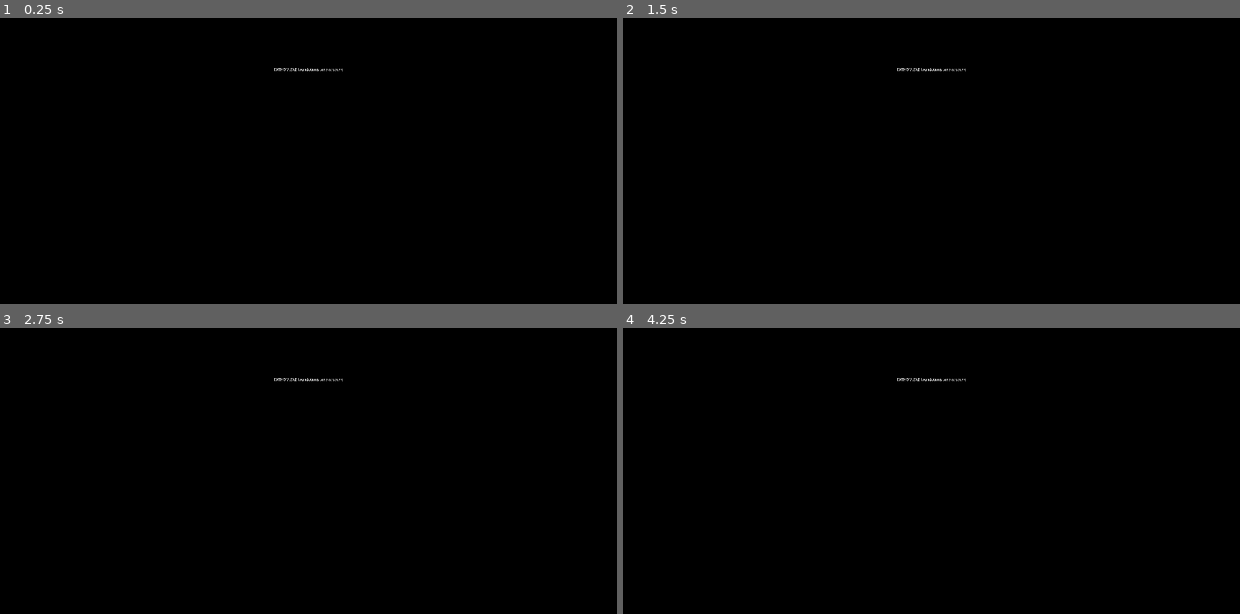
Above: before the commit, frames 1-4 (two rows, left to right).
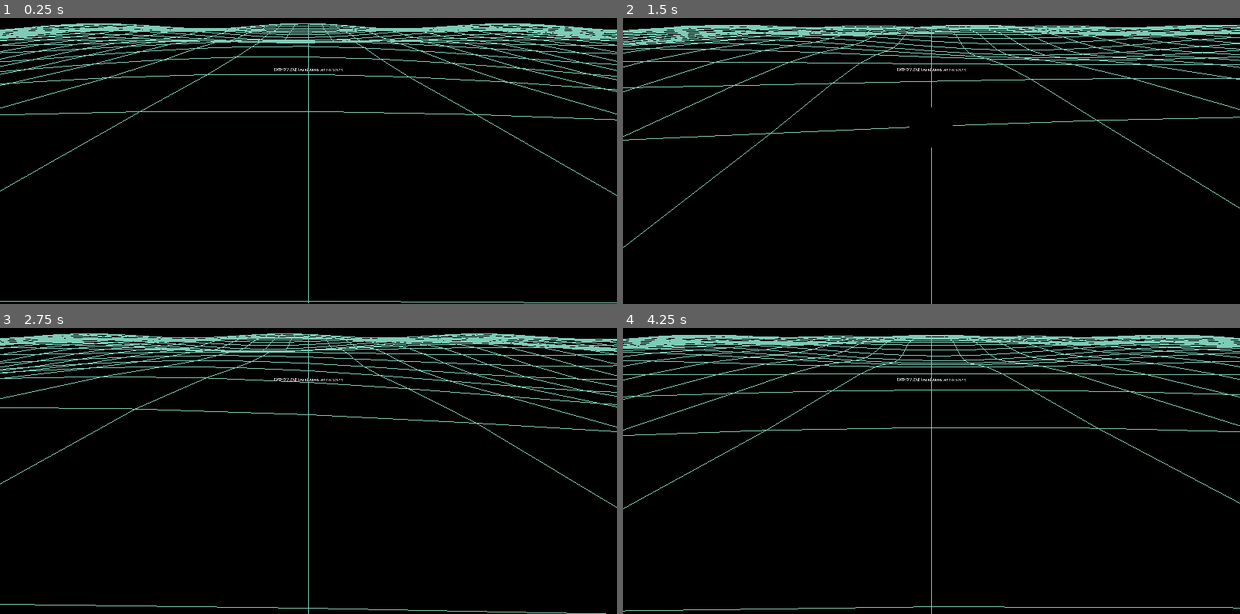
Above: after the commit, the same moments.

Repository: kieranajp/FATHOM.EXE
Game: Godot game, scene res://scenes/Main.tscn
Two runs of this game, one before a commit and one after it. Both use one fixed random seed, a clock stepped at 60 frames per second and the inputs below.
Inputs:
- Up to frame 1 (0.25 s): no input
- Up to frame 2 (1.5 s): no input
- Up to frame 3 (2.75 s): no input
- Up to frame 4 (4.25 s): no input

The runs differ from the first frame. In frame 1, 6.1% of the frame differs, in the area x 0-100%, y 1-100%; in frame 2, 5.8%; in frame 3, 6.1%; in frame 4, 6.2%, in the area x 0-100%, y 2-100%.

Commit message:
T01: ocean wave grid + get_wave_height contract
* T01: add WorldTuning resource with grid_radius/grid_spacing

Mirrors the CombatTuning pattern: a Tuning subclass with @export fields,
authored in data/tuning/world.tres. Consumed by Ocean (next commit).
Defaults 160-unit radius, 8-unit spacing per the ticket.

* T01: add Ocean system as single source of wave height

Ocean.get_wave_height(x, z) is the canonical formula
(sin(x*0.05+t*1.5)*cos(z*0.05+t*1.2)*1.6 + sin(z*0.12-t*2.0)*0.5),
ported from the JS reference. Per docs/ARCHITECTURE.md, no copies of
this formula are permitted elsewhere — grep for 0.05 returns the one
hit in ocean.gd.

Renders a cyan (#00ffcc) wave grid via per-frame ImmediateMesh of
PRIMITIVE_LINES (X- and Z-aligned), snapped to the spacing so it
appears world-anchored as the tracked node moves. Radius/spacing come
from data/tuning/world.tres (WorldTuning); the formula constants are
part of the equation itself and stay hardcoded.

Tracked-node source is a configurable NodePath (player_path); when
unset or invalid it falls back to the active Camera3D, so the smoke
scene works standalone before T02 lands the player ship.

Final shader styling (glow, scanlines) lands with T09 — for now the
mesh uses a plain unshaded StandardMaterial3D with emission.

Diff:
--- /dev/null
+++ b/data/tuning/world.tres
@@ -0,0 +1,8 @@
+[gd_resource type="Resource" script_class="WorldTuning" load_steps=2 format=3]
+
+[ext_resource type="Script" path="res://scripts/resources/world_tuning.gd" id="1"]
+
+[resource]
+script = ExtResource("1")
+grid_radius = 160.0
+grid_spacing = 8.0
--- a/scenes/OpenSea.tscn
+++ b/scenes/OpenSea.tscn
@@ -1,6 +1,8 @@
-[gd_scene load_steps=6 format=3]
+[gd_scene load_steps=8 format=3]
 
 [ext_resource type="Shader" path="res://assets/shaders/wireframe.gdshader" id="1"]
+[ext_resource type="Script" path="res://scripts/systems/ocean.gd" id="2"]
+[ext_resource type="Resource" path="res://data/tuning/world.tres" id="3"]
 
 [sub_resource type="ShaderMaterial" id="ShaderMaterial_wire"]
 shader = ExtResource("1")
@@ -37,3 +39,7 @@
 transform = Transform3D(1, 0, 0, 0, 1, 0, 0, 0, 1, 0, 3, 0)
 text = "FATHOM.EXE foundations smoke scene"
 billboard = 1
+
+[node name="Ocean" type="Node3D" parent="."]
+script = ExtResource("2")
+tuning = ExtResource("3")
--- /dev/null
+++ b/scripts/resources/world_tuning.gd
@@ -0,0 +1,7 @@
+# WorldTuning — numbers for the ocean grid and other transient-world visuals.
+# Authored in data/tuning/world.tres; loaded by systems/ocean.gd (T01) and any
+# future world-rendering systems (particle counts, draw distances, etc.).
+class_name WorldTuning extends Tuning
+
+@export var grid_radius: float = 160.0
+@export var grid_spacing: float = 8.0
--- /dev/null
+++ b/scripts/systems/ocean.gd
@@ -0,0 +1,127 @@
+# Ocean — single source of truth for sea elevation, and the wave grid renderer.
+#
+# CONTRACT (see docs/ARCHITECTURE.md § "The wave-height contract"):
+#   Anything that needs sea elevation calls get_wave_height(x, z). The formula
+#   lives here exactly once. No copies anywhere else in the repo.
+#
+# Rendering: per-frame ImmediateMesh of cyan grid lines around the tracked
+# position (player, or camera as fallback). Final styling (glow, scanlines)
+# lands with T09 — this ticket only emits a plain unshaded line grid.
+class_name Ocean extends Node3D
+
+# Optional explicit player node. If unset (or invalid at runtime) the grid
+# falls back to following the first Camera3D it can find — this lets the
+# smoke scene work standalone before T02 lands the player ship.
+@export var player_path: NodePath = ^""
+@export var tuning: WorldTuning
+
+const GRID_COLOR := Color("#00ffcc")
+
+# A line snapped to an 8-unit cell drifts visibly as the camera moves; snapping
+# the grid origin to the spacing makes the lattice feel stationary in worldspace
+# while still rendering only the local neighbourhood. Cheap and worth it.
+var _mesh_instance: MeshInstance3D
+var _immediate_mesh: ImmediateMesh
+var _material: StandardMaterial3D
+var _fallback_camera: Camera3D
+
+
+func _ready() -> void:
+	if tuning == null:
+		tuning = load("res://data/tuning/world.tres") as WorldTuning
+
+	_material = StandardMaterial3D.new()
+	_material.shading_mode = BaseMaterial3D.SHADING_MODE_UNSHADED
+	_material.albedo_color = GRID_COLOR
+	_material.emission_enabled = true
+	_material.emission = GRID_COLOR
+	_material.emission_energy_multiplier = 1.5
+	_material.vertex_color_use_as_albedo = false
+	_material.disable_fog = true
+
+	_immediate_mesh = ImmediateMesh.new()
+	_mesh_instance = MeshInstance3D.new()
+	_mesh_instance.name = "Grid"
+	_mesh_instance.mesh = _immediate_mesh
+	_mesh_instance.material_override = _material
+	# Grid is huge and regenerates around the camera every frame — culling it
+	# by its (always stale) AABB causes flicker, so we mark it always-visible.
+	_mesh_instance.extra_cull_margin = 16384.0
+	add_child(_mesh_instance)
+
+
+# THE wave-height formula. Ported from the JS prototype (engine3d.js:202 et al).
+# t is in seconds since boot. Hardcoded constants are part of the equation, not
+# tuning — tunable visual params (radius, spacing) live in WorldTuning.
+func get_wave_height(x: float, z: float) -> float:
+	var t: float = Time.get_ticks_msec() / 1000.0
+	var w1: float = sin(x * 0.05 + t * 1.5) * cos(z * 0.05 + t * 1.2) * 1.6
+	var w2: float = sin(z * 0.12 - t * 2.0) * 0.5
+	return w1 + w2
+
+
+func _process(_delta: float) -> void:
+	var center: Vector3 = _resolve_center()
+	_rebuild_grid(center)
+
+
+func _resolve_center() -> Vector3:
+	if player_path != ^"":
+		var node := get_node_or_null(player_path)
+		if node is Node3D:
+			return (node as Node3D).global_position
+	if _fallback_camera == null or not is_instance_valid(_fallback_camera):
+		_fallback_camera = get_viewport().get_camera_3d()
+	if _fallback_camera != null:
+		return _fallback_camera.global_position
+	return Vector3.ZERO
+
+
+func _rebuild_grid(center: Vector3) -> void:
+	var radius: float = tuning.grid_radius
+	var spacing: float = tuning.grid_spacing
+	# Snap origin to spacing so the lattice stays put in world space.
+	var cx: float = floor(center.x / spacing) * spacing
+	var cz: float = floor(center.z / spacing) * spacing
+	var line_count: int = int(radius / spacing)
+
+	_immediate_mesh.clear_surfaces()
+	_immediate_mesh.surface_begin(Mesh.PRIMITIVE_LINES)
+
+	# X-aligned lines (constant z, varying x): one per row.
+	for i in range(-line_count, line_count + 1):
+		var z: float = cz + i * spacing
+		_emit_line_along_x(cx - radius, cx + radius, z, spacing)
+
+	# Z-aligned lines (constant x, varying z): one per column.
+	for i in range(-line_count, line_count + 1):
+		var x: float = cx + i * spacing
+		_emit_line_along_z(x, cz - radius, cz + radius, spacing)
+
+	_immediate_mesh.surface_end()
+
+
+# Emit a polyline sampled at `spacing` along X, with y = get_wave_height(x,z).
+# PRIMITIVE_LINES needs paired vertices, so each segment goes (prev, curr).
+func _emit_line_along_x(x_start: float, x_end: float, z: float, spacing: float) -> void:
+	var x: float = x_start
+	var prev := Vector3(x, get_wave_height(x, z), z)
+	x += spacing
+	while x <= x_end + 0.0001:
+		var curr := Vector3(x, get_wave_height(x, z), z)
+		_immediate_mesh.surface_add_vertex(prev)
+		_immediate_mesh.surface_add_vertex(curr)
+		prev = curr
+		x += spacing
+
+
+func _emit_line_along_z(x: float, z_start: float, z_end: float, spacing: float) -> void:
+	var z: float = z_start
+	var prev := Vector3(x, get_wave_height(x, z), z)
+	z += spacing
+	while z <= z_end + 0.0001:
+		var curr := Vector3(x, get_wave_height(x, z), z)
+		_immediate_mesh.surface_add_vertex(prev)
+		_immediate_mesh.surface_add_vertex(curr)
+		prev = curr
+		z += spacing
Not shown, added: scripts/resources/world_tuning.gd.uid
Not shown, added: scripts/systems/ocean.gd.uid
